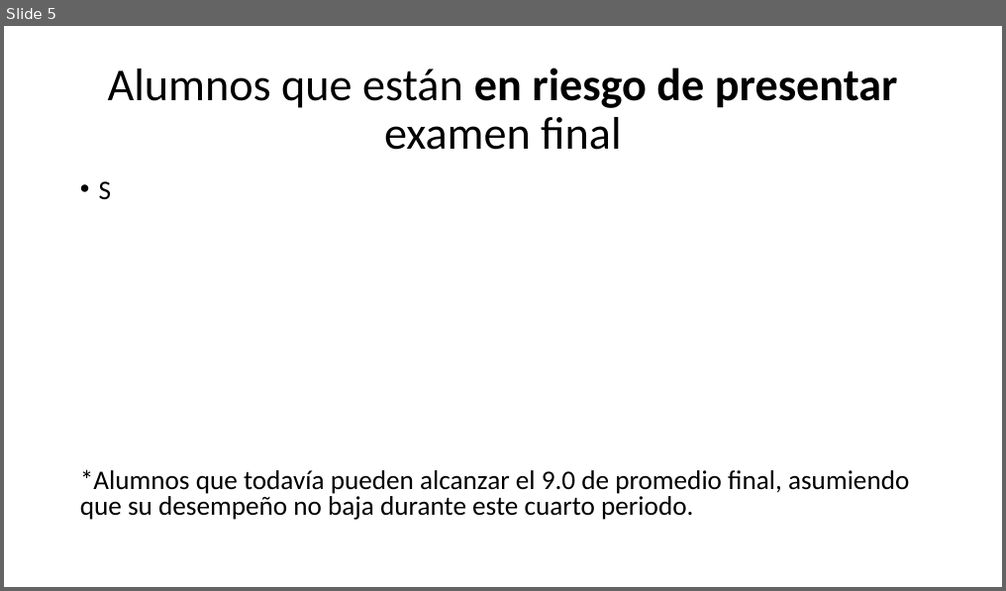
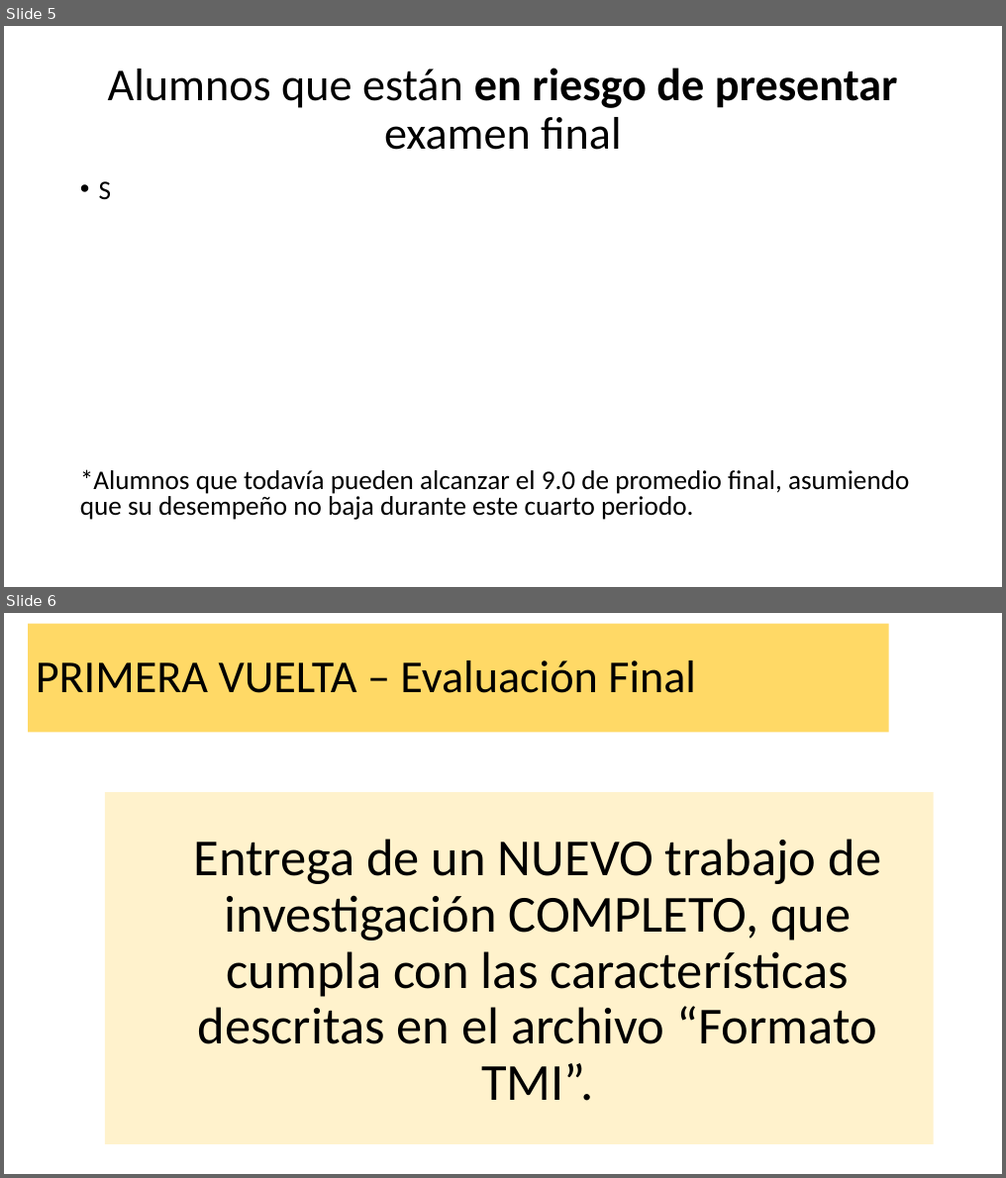
Before and after one commit to Adrifelcha/afchavez-019, a slide deck: JeanPiaget/2019-2020/Cuarentena/Evaluación Final.pptx. Shown one above the other, each under a label of ours: slide 5 before the commit, slides 5 and 6 after it. The pictures are 1006x591 and 1006x1178 pixels, drawn with LibreOffice and Linux fonts; fonts in the diff are those of the drawing. Boxes give left, top, right and bottom in pixels: in the first picture for what was removed or moved away, otherwise in the second. Text is boxed around its words. In the diff, an @@ line names an element or a change of style, - is before the commit and + after.

```diff
--- a/JeanPiaget/2019-2020/Cuarentena/Evaluación Final.pptx
+++ b/JeanPiaget/2019-2020/Cuarentena/Evaluación Final.pptx
@@ slide 6 added at (x1=4, y1=613, x2=1002, y2=1174), background #FFFFFF @@
@@ title added at (x1=28, y1=624, x2=889, y2=732), fill #FFD966, 44 pt, text #000000 @@
+PRIMERA VUELTA – Evaluación Final
@@ text added at (x1=105, y1=792, x2=934, y2=1145), fill #FFF2CC, 50 pt, text #000000 @@
+  Entrega de un NUEVO trabajo de investigación COMPLETO, que cumpla con las características descritas en el archivo “Formato TMI”.
```
Also in this commit, not shown: 3 slides changed, 2 other slides added, 26 other files.
